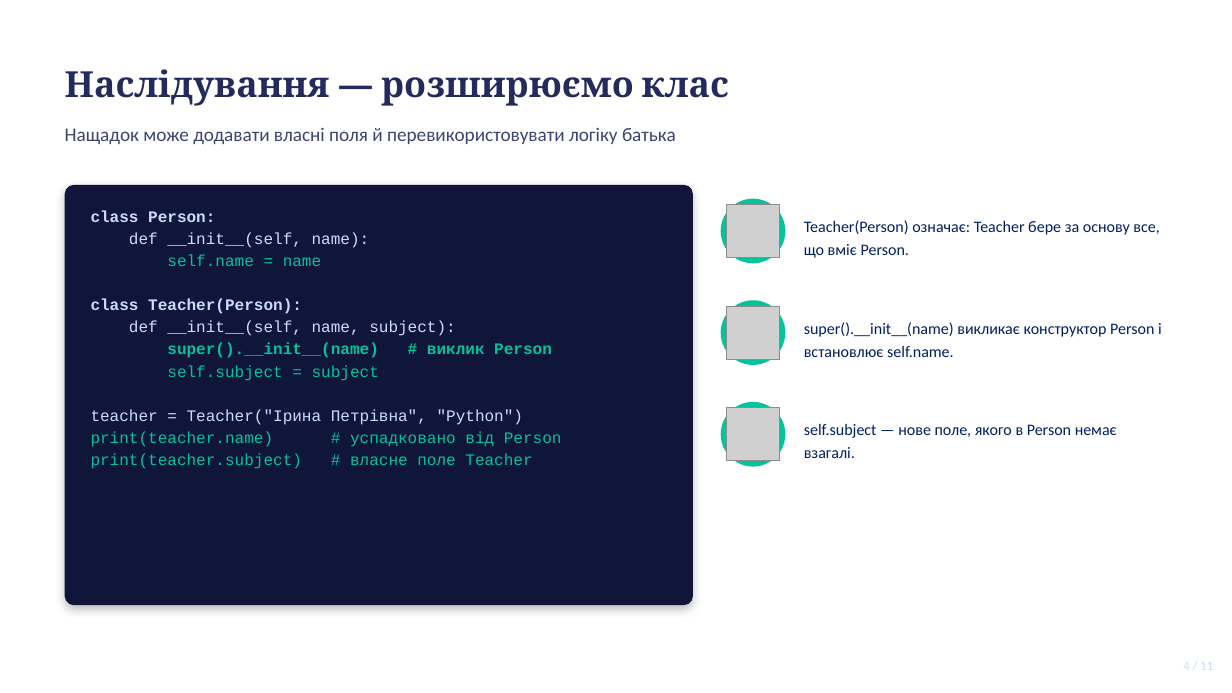
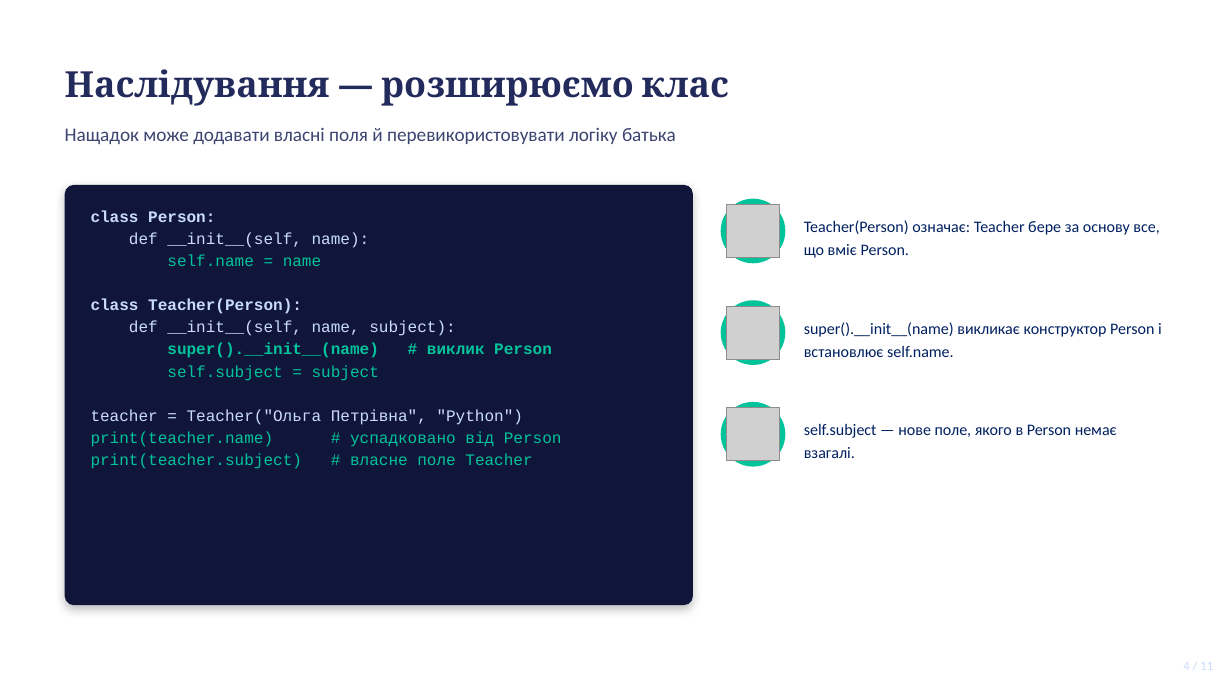
Before and after one commit to dmitriy-shtefan/python-course, a slide deck: slide 4 of заняття_21/OOP_2.pptx. Drawn at 1232x693 pixels with LibreOffice and Linux fonts; fonts in the diff are those of the drawing; grey boxes stand for pictures. Boxes give left, top, right and bottom in pixels: in the first picture for what was removed or moved away, otherwise in the second. Text is boxed around its words. In the diff, an @@ line names an element or a change of style, - is before the commit and + after.

```diff
--- a/заняття_21/OOP_2.pptx
+++ b/заняття_21/OOP_2.pptx
@@ text at (91,409,524,425): text changed @@
-teacher = Teacher("Ірина Петрівна", "Python")
+teacher = Teacher("Ольга Петрівна", "Python")
```
Also in this commit, not shown: 7 other slides changed, 1 other file.
